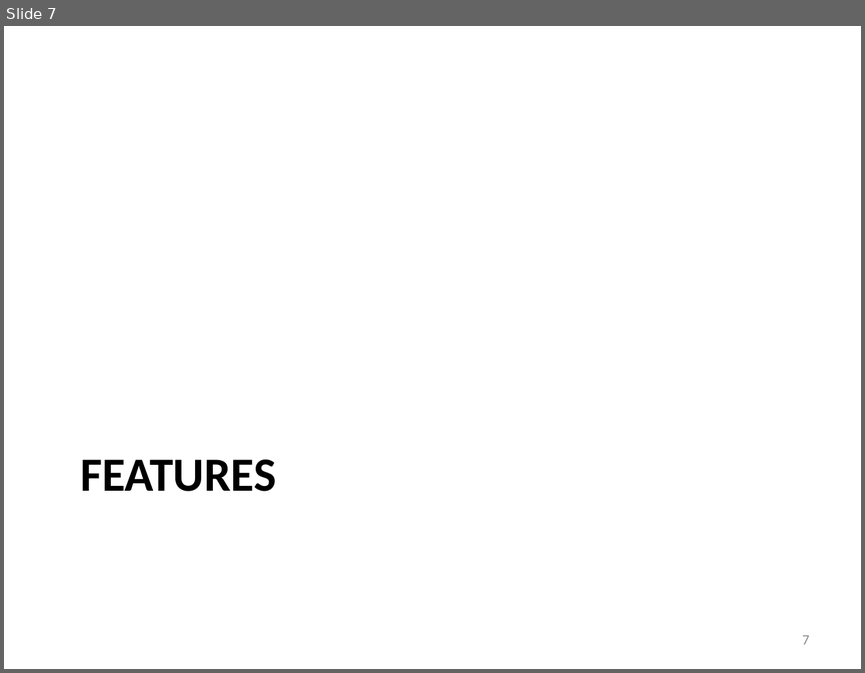
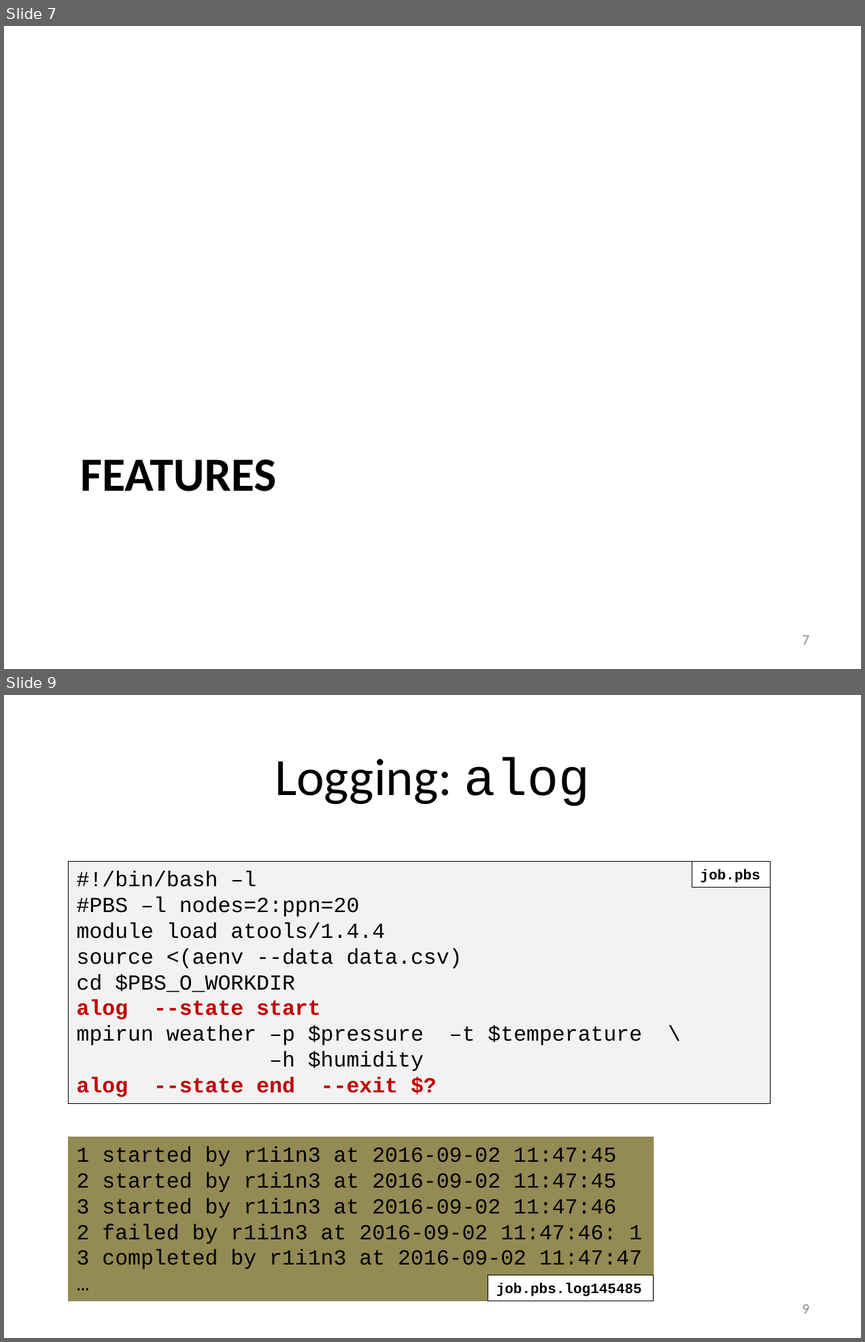
Before and after one commit to gjbex/atools, a slide deck: atools.pptx. Shown one above the other, each under a label of ours: slide 7 before the commit, slides 7 and 9 after it; the slides between them are not shown. The pictures are 865x673 and 865x1342 pixels, drawn with LibreOffice and Linux fonts; fonts in the diff are those of the drawing. Boxes give left, top, right and bottom in pixels: in the first picture for what was removed or moved away, otherwise in the second. Text is boxed around its words. In the diff, an @@ line names an element or a change of style, - is before the commit and + after.

Commit message:
Add  slides on logging, monitoring and resuming

```diff
--- a/atools.pptx
+++ b/atools.pptx
@@ slide 9 added at (x1=4, y1=695, x2=861, y2=1338), background #FFFFFF @@
@@ title added at (x1=275, y1=757, x2=590, y2=806), 44 pt, text #000000 @@
+Logging: alog
@@ rectangle added at (x1=68, y1=861, x2=770, y2=1104), fill #F2F2F2, outline #000000 0.75 pt, 18 pt, text #000000 @@
+#!/bin/bash –l
+#PBS –l nodes=2:ppn=20
+module load atools/1.4.4
+source <(aenv --data data.csv)
+cd $PBS_O_WORKDIR
+alog --state start
+mpirun weather –p $pressure –t $temperature \
+–h $humidity
+alog --state end --exit $?
@@ rectangle added at (x1=692, y1=861, x2=770, y2=887), fill #FFFFFF, outline #000000 0.75 pt, 12 pt, text #000000, bold @@
+job.pbs
@@ rectangle added at (x1=68, y1=1136, x2=654, y2=1301), fill #948A54, 18 pt, text #000000 @@
+1 started by r1i1n3 at 2016-09-02 11:47:45
+2 started by r1i1n3 at 2016-09-02 11:47:45
+3 started by r1i1n3 at 2016-09-02 11:47:46
+2 failed by r1i1n3 at 2016-09-02 11:47:46: 1
+3 completed by r1i1n3 at 2016-09-02 11:47:47
+…
@@ rectangle added at (x1=488, y1=1275, x2=653, y2=1301), fill #FFFFFF, outline #000000 0.75 pt, 12 pt, text #000000, bold @@
+job.pbs.log145485
@@ page number added at (x1=802, y1=1304, x2=810, y2=1313), 12 pt, text #8C8C8C @@
+9
```
Also in this commit, not shown: 6 slides changed, 2 other slides added, 2 slides removed.
